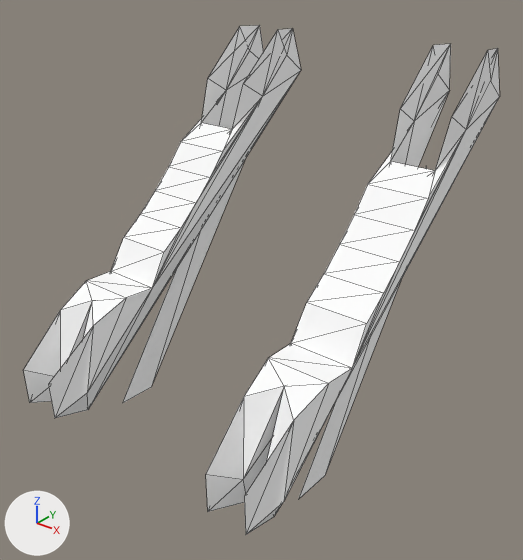
One commit to the COLLADA model aero_description/aero_four_legs/models/urdf/aero_upper_meshes/RARM_INDEX_LINK1_mesh.dae: the scene before it, then after it.
Camera for both pictures: a 50 mm camera at (0.000585, -0.001788, 0.000505) aimed at (0.000093, -0.001173, 0.000123). The lights are fixed; the arrows at lower left show +X, +Y and +Z. Mesh edges are drawn as thin lines. Where no turn or scale is listed for an object, it has been applied to the vertices.

In view in the first picture: 'RARM_INDEX_LINK1'.
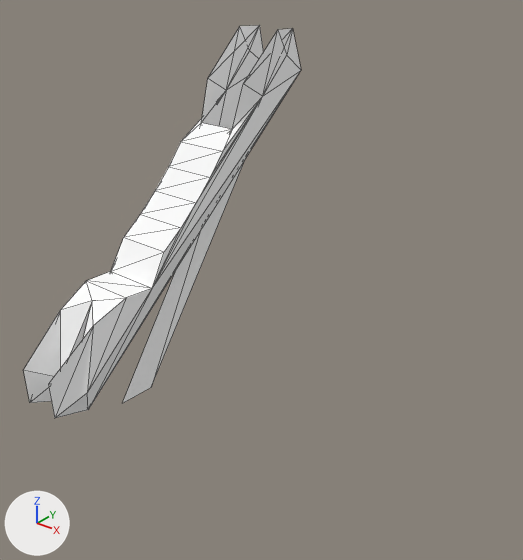
The newer file is also rescaled (x100.0), turned or shifted as a whole; pictures and numbers use the older file's frame.

Pixel boxes [x1, y1, x2, y2] of what changed, in the pictures (523 x 560 px):
```json
{"object": "RARM_INDEX_LINK1", "change": "reshaped", "before": [24, 25, 500, 535], "after": [24, 25, 301, 418], "on screen": "42% narrower, 23% shorter"}
{"part": 1, "of": "me_rarm_index_link1", "change": "deleted", "before": [206, 44, 500, 535]}
{"part": 2, "of": "me_rarm_index_link1", "change": "deleted", "before": [299, 167, 427, 498]}
```

The change, as JSON lines over the scene's bpy script:
```json
{"op": "add", "block": "mat_blinn20", "code": ["mat_blinn20 = principled_material('blinn20')", "mat_blinn20.base_color = (1.0, 1.0, 1.0)  # white #ffffff", "mat_blinn20.roughness = 0.9"]}
{"block": "me_rarm_index_link1", "where": "me_rarm_index_link1.from_pydata(...)  # 100 vertices, 186 faces; spans x -0.000104..0.000268, y -0.001397..-0.000927, z -0.000072..0.000384"}
{"block": "me_rarm_index_link1", "where": "# used by ob_rarm_index_link1; location = (0.0, 0.0, 0.0)"}
{"op": "remove", "block": "me_rarm_index_link1", "code": "me_rarm_index_link1.materials.append(mat_m0blinn20)  # white #ffffff"}
{"op": "remove", "block": "me_rarm_index_link1", "code": "me_rarm_index_link1.materials.append(mat_m1blinn21)  # white #ffffff"}
{"block": "me_rarm_index_link1", "change": "me_rarm_index_link1 part 1: the loose piece of 46 vertices spanning x 0.000188..0.000268, y -0.001397..-0.000927, z -0.000034..0.000384 is deleted"}
{"block": "me_rarm_index_link1", "change": "me_rarm_index_link1 part 2: the loose piece of 4 vertices spanning x 0.000228, y -0.001276..-0.00101, z -0.000072..0.000259 is deleted"}
{"op": "add", "block": "me_rarm_index_link1", "code": "me_rarm_index_link1.materials.append(mat_blinn20)  # white #ffffff"}
```
